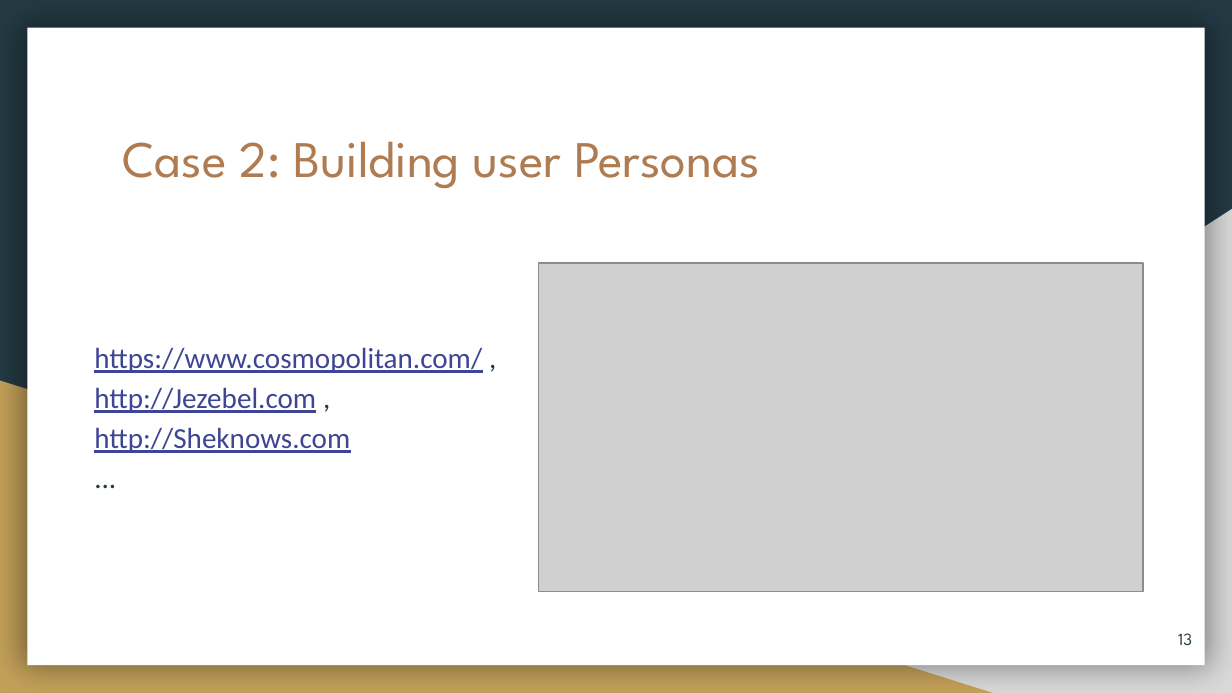
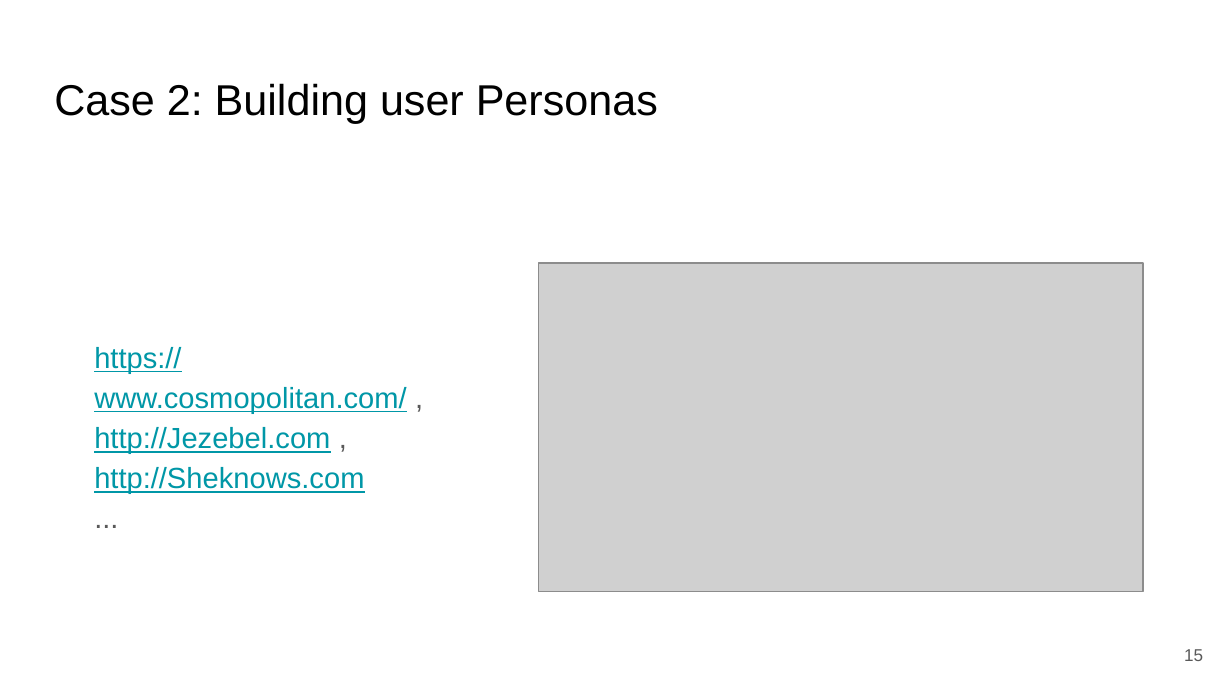
Before and after one commit to Tracking-the-trackers/Tracking-the-trackers, a slide deck: slide 15 of openWPM/Install OpenWPM.pptx (slide 13 before the commit). Drawn at 1232x693 pixels with LibreOffice and Linux fonts; fonts in the diff are those of the drawing; grey boxes stand for pictures. Boxes give left, top, right and bottom in pixels: in the first picture for what was removed or moved away, otherwise in the second. Text is boxed around its words. In the diff, an @@ line names an element or a change of style, - is before the commit and + after.

```diff
--- a/openWPM/Install OpenWPM.pptx
+++ b/openWPM/Install OpenWPM.pptx
@@ background #233A44 to #FFFFFF @@
@@ rectangle removed at bbox=[27, 28, 1205, 665] @@
@@ title "Case 2: Building user Personas": place and size @@
-title "Case 2: Building user Personas" at bbox=[123, 141, 760, 188]
+title "Case 2: Building user Personas" at bbox=[54, 83, 658, 123]
@@ title "Case 2: Building user Personas" at bbox=[54, 83, 658, 123]: size 30 to 25.2 pt, font League Spartan to Arial, text colour #AF7B51 to #000000 @@
@@ right triangle removed at bbox=[483, 209, 1232, 693] @@
@@ text "https://www.cosmopolitan.com/ ," at bbox=[94, 347, 406, 493]: font Calibri to Arial, text colour #3D4594 to #0097A7; text colour #233A44 to #595959 in ",", ",", "..." @@
@@ right triangle removed at bbox=[0, 381, 993, 693] @@
@@ page number removed at bbox=[1178, 633, 1192, 645] @@
-13
@@ page number added at bbox=[1184, 649, 1203, 661], 10 pt, text #595959 @@
+15
```
Also in this commit, not shown: 13 other slides changed, 4 slides added, 2 slides removed, 1 other file.
